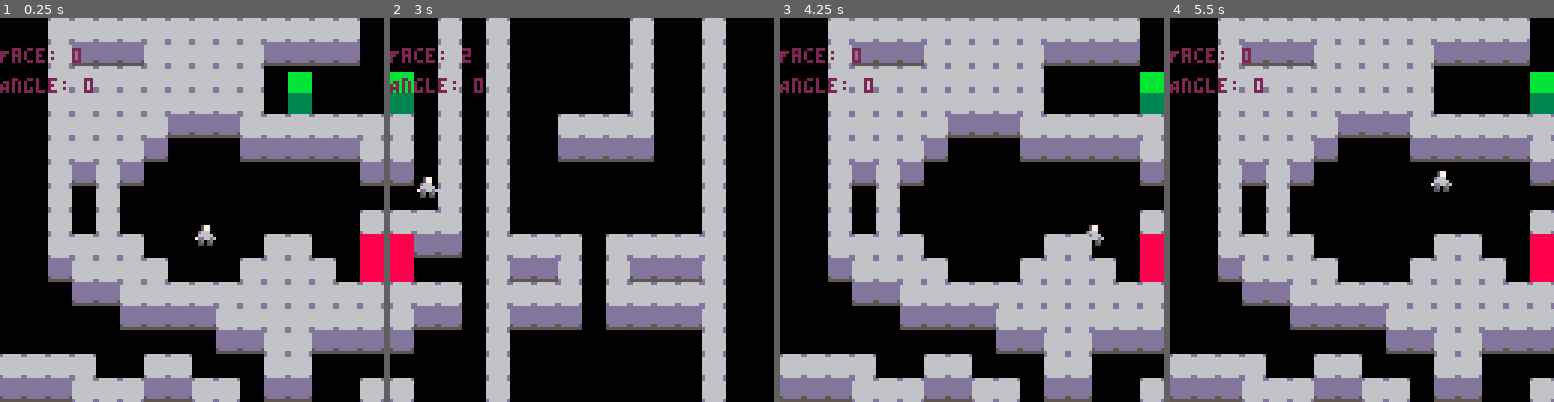
Above: before the commit, frames 1-4 (left to right).
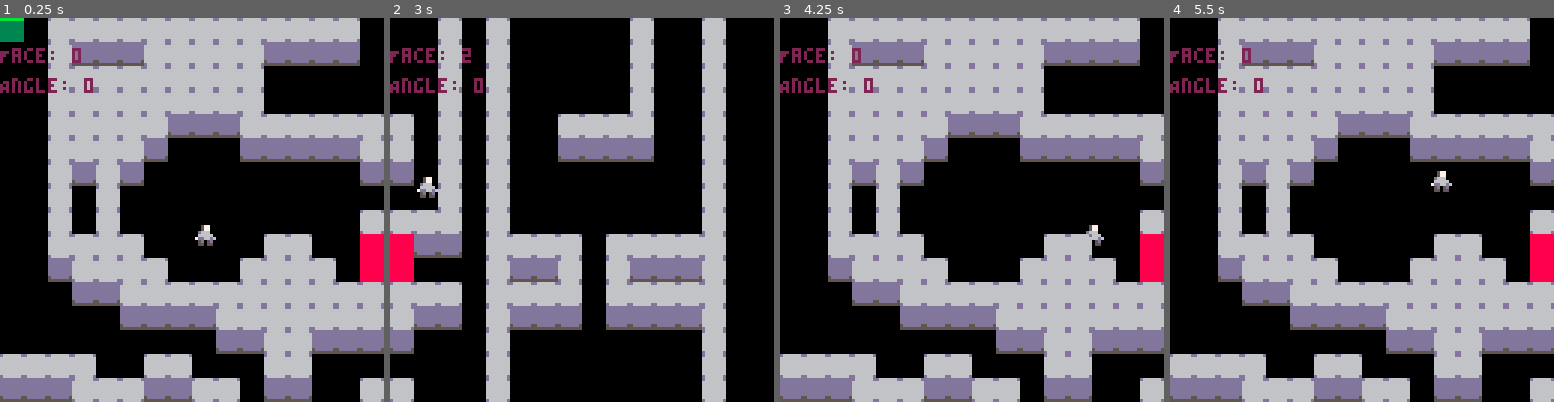
Above: after the commit, the same moments.

Repository: EmilBert/gmtkjam2025
Game: PICO-8 cartridge game.p8
Two runs of this game, one before a commit and one after it. Both use one fixed random seed, a clock stepped at 60 frames per second and the inputs below.
Inputs:
- Up to frame 1 (0.25 s): no input
- Up to frame 2 (3 s): hold Right 1.6-2.1 s; hold Up 2.15-2.42 s; hold Right from 2.47 s (still down)
- Up to frame 3 (4.25 s): release Right at 3.03 s; hold Left 3.08-3.58 s; hold Down 3.63-3.97 s; hold Right from 4.02 s (still down)
- Up to frame 4 (5.5 s): release Right at 4.68 s; hold Up 4.73-5.03 s; hold Left from 5.08 s (still down)

The runs differ from the first frame. In frame 1, 1.1% of the frame differs, in the area x 0-82%, y 0-25%; in frame 2, 0.6%; in frame 3, 0.7%; in frame 4, 0.7%.

Commit message:
BOX DRAW WIP

Diff:
--- a/main.lua
+++ b/main.lua
@@ -10,6 +10,11 @@
     face = 0,
 }
 
+boxes_to_draw = {
+    [1] = {x = 0, y = 0, tile = 0, falling_distance = 0}, -- Example box, can be filled with actual box data
+}
+wall_lookup = {}
+
 GLOBAL_ROTATION = 0
 LAST_FALLING_DIRECTION = 0
 
@@ -27,7 +32,22 @@
     }
 }
 
-
+function _init()
+    for key, value in pairs(S) do
+        if value.TILE and value.WALL then
+            wall_lookup[value.TILE] = value.WALL
+        end
+    end
+
+    for x = 0, MAP_SIZE_IN_TILES - 1 do
+        for y = 0, MAP_SIZE_IN_TILES - 1 do
+            local tile = mget(x, y + MAP_SIZE_IN_TILES)
+            if fget(tile, 1) then
+                add_to_boxes_to_draw(x, y, tile, 0)
+            end
+        end
+    end
+end
 
 function _update()
     player_update()
@@ -155,10 +175,13 @@
 
 -- Move boxes according to the gravity of the current face.
 function update_boxes(face)
+    boxes_to_draw = {}
     for k, v in pairs(connections[face + 1]) do
         for x = 0, MAP_SIZE_IN_TILES - 1 do
             for y = 0, MAP_SIZE_IN_TILES - 1 do
-                if mget(v[1] * MAP_SIZE_IN_TILES + x, MAP_SIZE_IN_TILES + y) == S.BOX.TILE then
+                local box_tile = mget(v[1] * MAP_SIZE_IN_TILES + x, MAP_SIZE_IN_TILES + y)
+                if fget(box_tile, 1) then
+                    local falling_distance = 0
                     local falling_direction = (v[2] + GLOBAL_ROTATION) % 4
                     local new_pos = {x, y}
                     local step = {0, 0}
@@ -172,6 +195,7 @@
                     while in_rect(new_pos[1], new_pos[2], 0, 0, 15, 15) and not fget(mget(v[1] * MAP_SIZE_IN_TILES + new_pos[1] + step[1], new_pos[2] + step[2]), 0) do
                         new_pos[1] += step[1]
                         new_pos[2] += step[2]
+                        falling_distance += 1
                     end
                     if not in_rect(new_pos[1], new_pos[2], 1, 1, 13, 13) then
                         if falling_direction == directions.NORTH and new_pos[2] == 0 then
@@ -191,6 +215,9 @@
                     mset(v[1] * MAP_SIZE_IN_TILES + x, MAP_SIZE_IN_TILES + y, 0)
                     local face_to_place = (escaped_screen and face) or v[1]
                     mset(face_to_place * MAP_SIZE_IN_TILES + new_pos[1], MAP_SIZE_IN_TILES + new_pos[2], S.BOX.TILE)
+                    if escaped_screen then
+                        add_to_boxes_to_draw(x, y, box_tile, falling_distance)
+                    end
                 end
             end
         end
@@ -204,15 +231,21 @@
     elseif face == faces.LEFT then opposite_face = faces.RIGHT
     elseif face == faces.TOP then opposite_face = faces.BASE
     end
-
+    -- Move boxes from the opposite face to the current face.
     for x = 0, MAP_SIZE_IN_TILES - 1 do
         for y = 0, MAP_SIZE_IN_TILES - 1 do
-            if mget(opposite_face * MAP_SIZE_IN_TILES + x, MAP_SIZE_IN_TILES + y) == S.BOX.TILE then
+            local box_tile = mget(face * MAP_SIZE_IN_TILES + x, MAP_SIZE_IN_TILES + y)
+            if fget(box_tile, 1) then
+                    add_to_boxes_to_draw(x, y, box_tile, 16)
                     mset(opposite_face * MAP_SIZE_IN_TILES + x, MAP_SIZE_IN_TILES + y, 0)
                     mset(face * MAP_SIZE_IN_TILES + x, MAP_SIZE_IN_TILES + y, S.BOX.TILE)
             end
         end
     end
+end
+
+add_to_boxes_to_draw = function(x, y, tile, falling_distance)
+    add(boxes_to_draw, {x = x, y = y, tile = tile, falling_distance = falling_distance * 8})
 end
 
 function _draw()
@@ -221,17 +254,13 @@
     for x=0,MAP_SIZE_IN_TILES-1 do
         for y=0,MAP_SIZE_IN_TILES-1 do
             draw_tile_walls(map_x, x, y)
-            draw_box_walls(map_x, x, y)
-        end
-    end
-
+        end
+    end
+    draw_box_walls()
     draw_player()
+    draw_boxes()
     map(map_x, 0, 0, 0, MAP_SIZE_IN_TILES, MAP_SIZE_IN_TILES)
-    for x=0,MAP_SIZE_IN_TILES-1 do
-        for y=0,MAP_SIZE_IN_TILES-1 do
-            draw_boxes(map_x, x, y)
-        end
-    end
+
 
     -- draw the player's pixel position
     print("Face: "..player.face, 0, 10, 2)
@@ -254,18 +283,24 @@
 
 
 -- Search for tile 4 (boxes) in the designated map area (directly below the face)
-function draw_boxes(map_x, x, y)
-    local tile = mget(map_x + x, y + MAP_SIZE_IN_TILES)
-    if tile == S.BOX.TILE then
-        mapdrawtile(S.BOX.TILE, x*8, y*8)
-    end
-end
-
-function draw_box_walls(map_x, x, y)
-    local tile = mget(map_x + x, y + MAP_SIZE_IN_TILES)
-    if tile == S.BOX.TILE then
-        mapdrawtile(S.BOX.WALL, x*8, y*8 + 8) -- draw the box on the face and below it
-    end
+function draw_boxes()
+    for box in all(boxes_to_draw) do
+        local box_x = box.x
+        local box_y = box.y
+        local tile = box.tile
+        mapdrawtile(S.BOX.WALL, box_x, box_y + box.falling_distance)
+    end
+end
+
+function draw_box_walls()
+    -- for box in boxes_to_draw do
+    --     local box_x = box.x * 8 + (player.face * MAP_SIZE)
+    --     local box_y = box.y * 8 + 8
+    --     local tile = box.tile
+    --     if tile == S.BOX.TILE then
+    --         mapdrawtile(S.BOX.WALL, box_x, box_y + box.falling_distance)
+    --     end
+    -- end
 end
 
 -- Helper to draw a single tile at screen position
